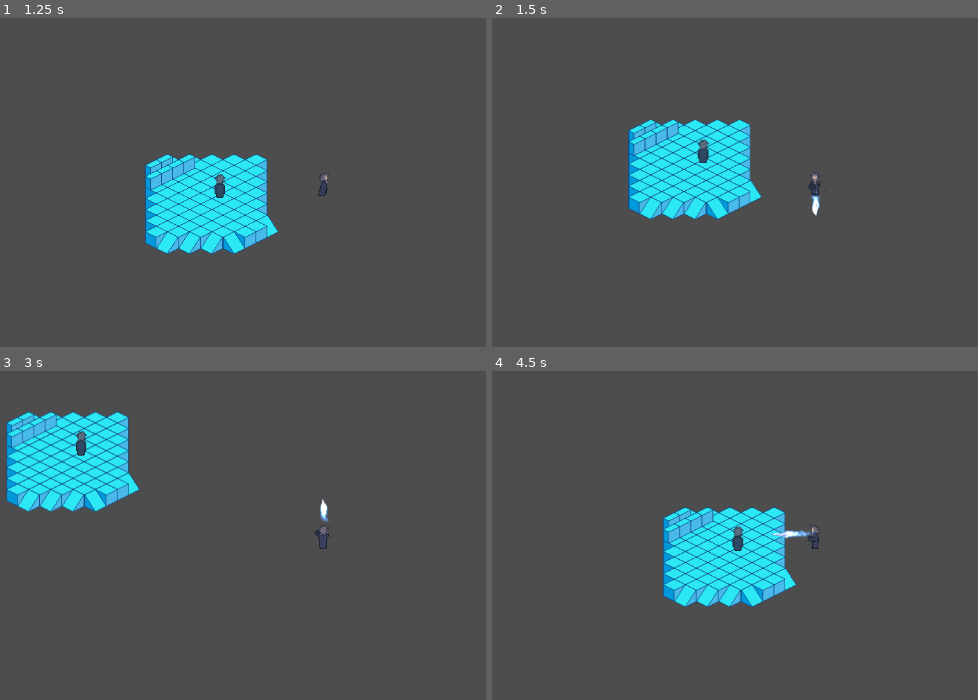
Above: before the commit, frames 1-4 (two rows, left to right).
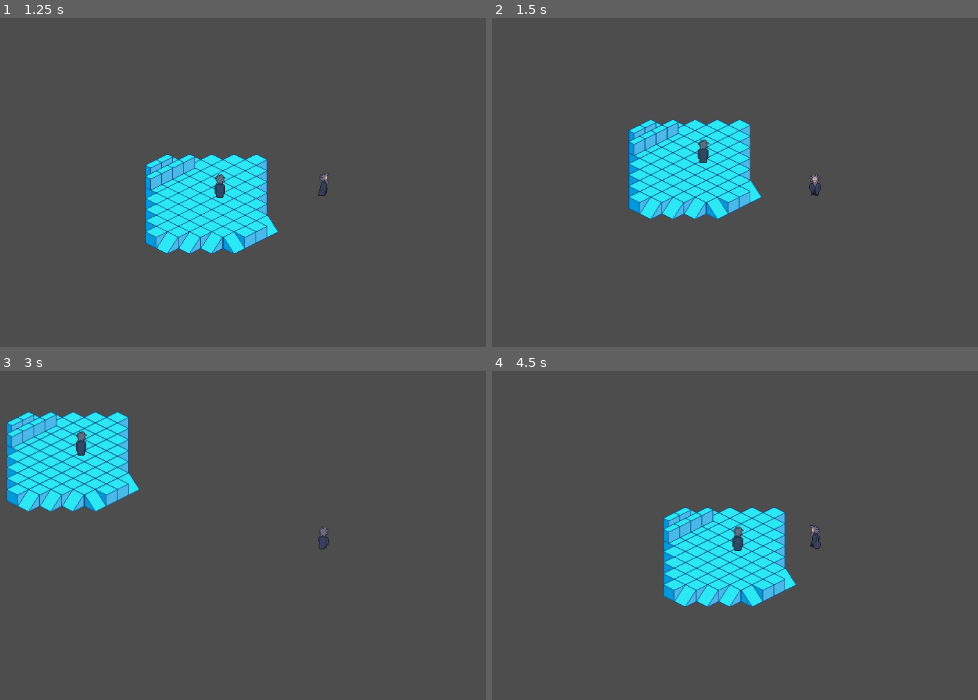
Above: after the commit, the same moments.

Repository: seanj29/LostEchoes
Game: Godot game, scene res://Scenes/Main.tscn
Two runs of this game, one before a commit and one after it. Both use one fixed random seed, a clock stepped at 60 frames per second and the inputs below.
Inputs:
- Up to frame 1 (1.25 s): tap Enter at 0.5 s; hold Right (Right) from 0.53 s (still down); hold Space (Attack) from 0.53 s (still down)
- Up to frame 2 (1.5 s): release Right (Right) at 1.28 s; release Space (Attack) at 1.28 s; hold Down (Down) from 1.28 s (still down); tap Space (Attack) at 1.35 s
- Up to frame 3 (3 s): release Down (Down) at 2.03 s; hold Right (Right) 2.03-2.78 s; hold Space (Attack) 2.03-2.78 s; hold Up (Up) from 2.78 s (still down); tap Space (Attack) at 2.85 s
- Up to frame 4 (4.5 s): release Up (Up) at 3.53 s; hold Space (Attack) 3.53-4.28 s; hold Left (Left) from 3.53 s (still down); tap Space (Attack) at 4.35 s

Frame 1 is identical in both runs. In frame 2, 0.2% of the frame differs, in the area x 65-69%, y 46-61%; in frame 3, 0.2%; in frame 4, 0.2%, in the area x 57-68%, y 48-55%.

Commit message:
alright adde powers

Diff:
--- a/Scenes/Ghosts.tscn
+++ b/Scenes/Ghosts.tscn
@@ -7,10 +7,11 @@
 [sub_resource type="RectangleShape2D" id="RectangleShape2D_7wp0l"]
 size = Vector2(16, 9)
 
-[node name="GhostBody" type="CharacterBody2D" groups=["pawns"]]
+[node name="GhostBody" type="CharacterBody2D" node_paths=PackedStringArray("AttackTimer") groups=["pawns"]]
 y_sort_enabled = true
 collision_layer = 4
 script = ExtResource("1_tga6d")
+AttackTimer = NodePath("Timer")
 
 [node name="MainGhostAnim" type="AnimatedSprite2D" parent="."]
 modulate = Color(0.85098, 1, 1, 0.752941)
@@ -24,3 +25,7 @@
 [node name="AnimMachineScene" parent="." node_paths=PackedStringArray("sprite", "actor") instance=ExtResource("3_a36rl")]
 sprite = NodePath("../MainGhostAnim")
 actor = NodePath("..")
+
+[node name="Timer" type="Timer" parent="."]
+process_callback = 0
+one_shot = true
--- a/Scenes/Main.tscn
+++ b/Scenes/Main.tscn
@@ -23,4 +23,5 @@
 position = Vector2(422, 249)
 GhostID = 2
 
-[node name="IceShotSpawner" parent="." instance=ExtResource("6_1vdh3")]
+[node name="IceShotSpawner" parent="." node_paths=PackedStringArray("Root") instance=ExtResource("6_1vdh3")]
+Root = NodePath("..")
--- a/Scenes/PlayerCharacter.tscn
+++ b/Scenes/PlayerCharacter.tscn
@@ -8,12 +8,13 @@
 [sub_resource type="RectangleShape2D" id="RectangleShape2D_3xw2p"]
 size = Vector2(16, 9)
 
-[node name="PlayerChar" type="CharacterBody2D" groups=["pawns"]]
+[node name="PlayerChar" type="CharacterBody2D" node_paths=PackedStringArray("AttackTimer") groups=["pawns"]]
 y_sort_enabled = true
 collision_layer = 2
 collision_mask = 3
 script = ExtResource("1_p628c")
 CurrentReplayResource = ExtResource("2_mqgb5")
+AttackTimer = NodePath("Timer")
 
 [node name="Sprite" type="AnimatedSprite2D" parent="."]
 sprite_frames = ExtResource("3_u33lu")
@@ -28,3 +29,7 @@
 [node name="AnimMachineScene" parent="." node_paths=PackedStringArray("sprite", "actor") instance=ExtResource("4_em2tl")]
 sprite = NodePath("../Sprite")
 actor = NodePath("..")
+
+[node name="Timer" type="Timer" parent="."]
+process_callback = 0
+one_shot = true
--- a/Scripts/GhostScripts/ghost_input.gd
+++ b/Scripts/GhostScripts/ghost_input.gd
@@ -94,7 +94,11 @@
 func attack_state() -> bool:
 	var attack_state_var = calc_attack_state(ActionsState)
 	if attack_state_var:
-		attack_pressed.emit(self, global_position, current_direction)
-		return true
+		if AttackTimer.is_stopped():
+			AttackTimer.start()
+			attack_pressed.emit(self, global_position, current_direction)
+			return true
+		else:
+			return false
 	else:
 		return false
--- a/Scripts/MagicScripts/ice_shot_spawner.gd
+++ b/Scripts/MagicScripts/ice_shot_spawner.gd
@@ -1,7 +1,7 @@
 extends Node
 
 @export var IceScene: PackedScene
-
+@export var Root: Node
 @onready var pawns := get_tree().get_nodes_in_group("pawns")
 
 
@@ -14,6 +14,6 @@
 func _spawn_shot(who: PawnInput, pos: Vector2, dir: Type.Direction) :
 	var ice_shot := IceScene.instantiate()
 	ice_shot.Owner = who
-	ice_shot.global_position = pos
+	ice_shot.position = pos
 	ice_shot.current_direction = dir
-	add_child(ice_shot)
+	Root.add_child(ice_shot)
--- a/Scripts/PlayerScripts/player_input.gd
+++ b/Scripts/PlayerScripts/player_input.gd
@@ -4,7 +4,6 @@
 
 
 @export var CurrentReplayResource: ReplayGhost
-
 
 var ActionArray: Array[String] = ["Up", "Down", "Left", "Right", "Attack"]
 
@@ -26,7 +25,13 @@
 ## internal function to record the state of any actions taken by the player this frame, and pass it into the level save.
 func record_input(event: InputEvent):
 
+	# Only process attack if the attack timer is not stopped, else return the proecess
+	if event.is_action_pressed("Attack"):
+		if not AttackTimer.is_stopped():
+			return
+
 	var Frame := Engine.get_physics_frames()
+
 
 	var actionsMap := ActionArray.map(
 		func(action: String):
@@ -59,7 +64,11 @@
 
 func attack_state() -> bool:
 	if Input.is_action_just_pressed("Attack"):
-		attack_pressed.emit(self, global_position, current_direction)
-		return true
+		if AttackTimer.is_stopped():
+			AttackTimer.start()
+			attack_pressed.emit(self, global_position, current_direction)
+			return true
+		else:
+			return false
 	else:
 		return false
--- a/Scripts/Utils/pawn_input.gd
+++ b/Scripts/Utils/pawn_input.gd
@@ -6,6 +6,8 @@
 @onready var Level := get_node("/root/Level")
 
 @export var SPEED = 250.0
+@export var AttackTimer: Timer
+
 
 ## Emitted when the direction changes
 signal direction_changed(direction: Type.Direction)
